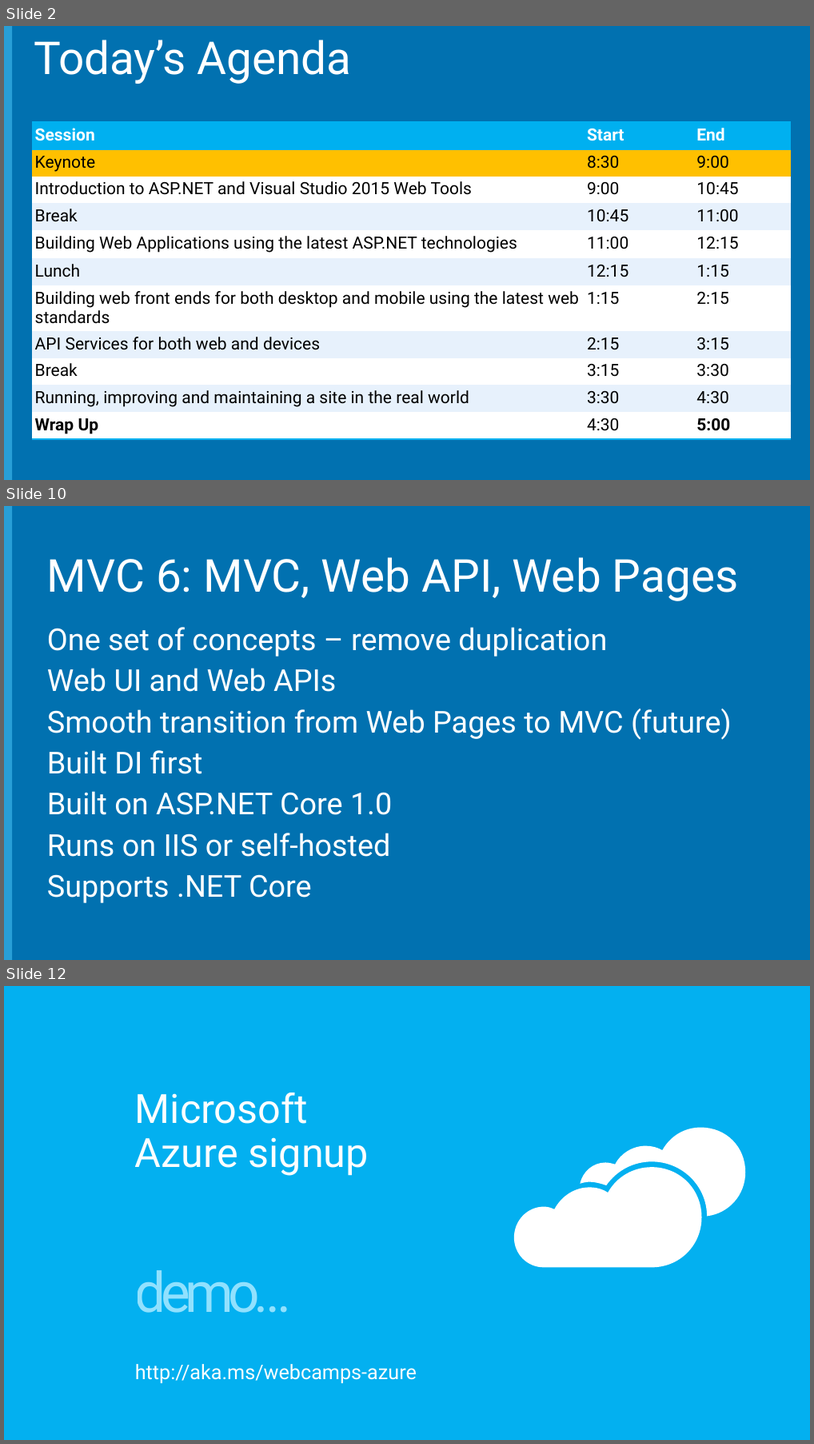
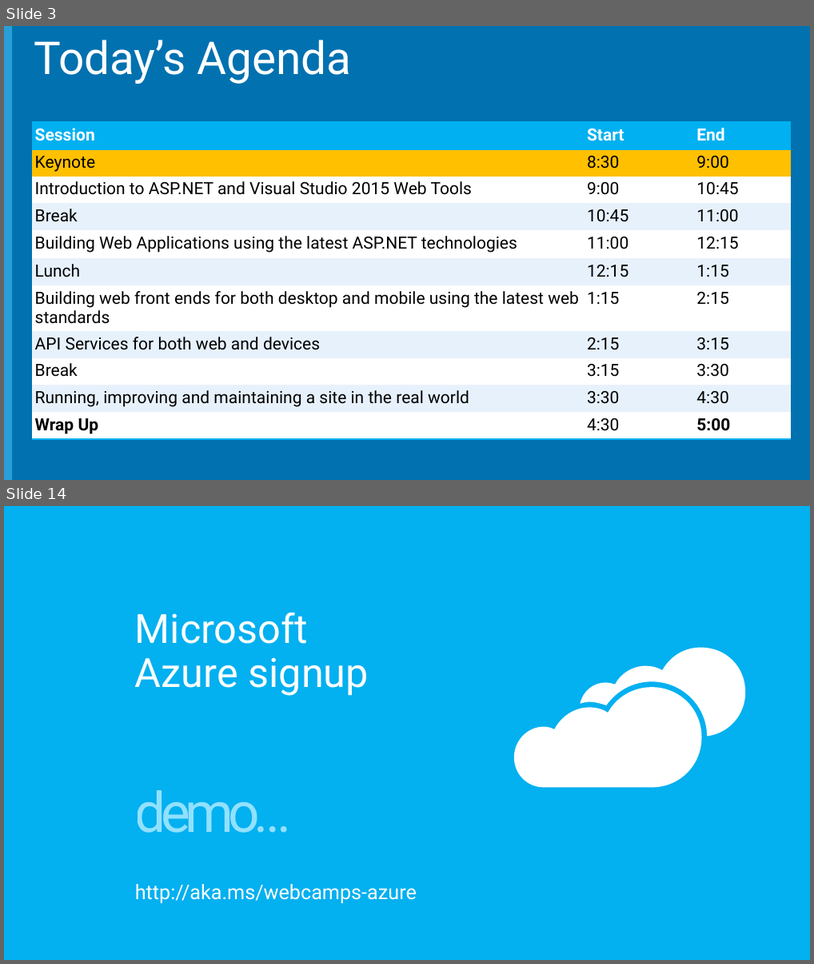
Before and after one commit to Microsoft-Web/WebCampTrainingKit, a slide deck: Presentation/01-Keynote/Keynote.pptx. Shown one above the other, each under a label of ours: slides 2, 10 and 12 before the commit, slides 3 and 14 after it; the slides between them are not shown. The pictures are 814x1444 and 814x964 pixels, drawn with LibreOffice and Linux fonts; fonts in the diff are those of the drawing; background and template pictures are left out. Boxes give left, top, right and bottom in pixels: in the first picture for what was removed or moved away, otherwise in the second. Text is boxed around its words. In the diff, an @@ line names an element or a change of style, - is before the commit and + after.

Commit message:
Updated slides content for ASP.NET Core

```diff
--- a/Presentation/01-Keynote/Keynote.pptx
+++ b/Presentation/01-Keynote/Keynote.pptx
@@ slide 10 removed at (4, 506, 810, 960), background #0171B0; not listed: 1 template element that a slide beside it also shows @@
@@ title removed at (47, 557, 738, 601) @@
-MVC 6: MVC, Web API, Web Pages
@@ text removed at (47, 627, 732, 903) @@
-One set of concepts – remove duplication
-Web UI and Web APIs
-Smooth transition from Web Pages to MVC (future)
-Built DI first
-Built on ASP.NET Core 1.0
-Runs on IIS or self-hosted
-Supports .NET Core
@@ what was slide 2 is now slide 3 @@
@@ what was slide 12 is now slide 14 @@
```
Also in this commit, not shown: 8 slides changed, 11 slides added, 11 other slides removed, 4 other files.
